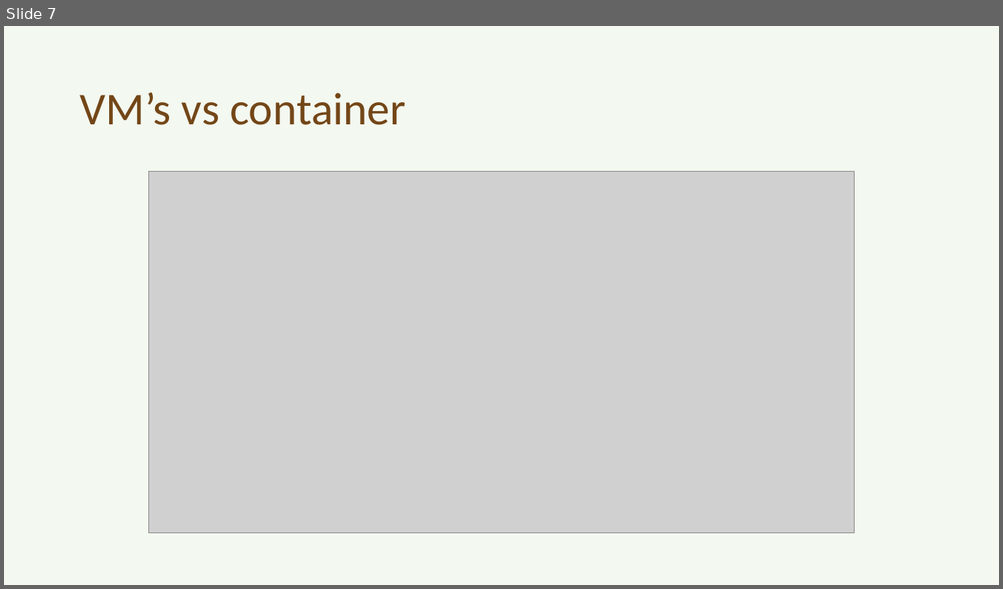
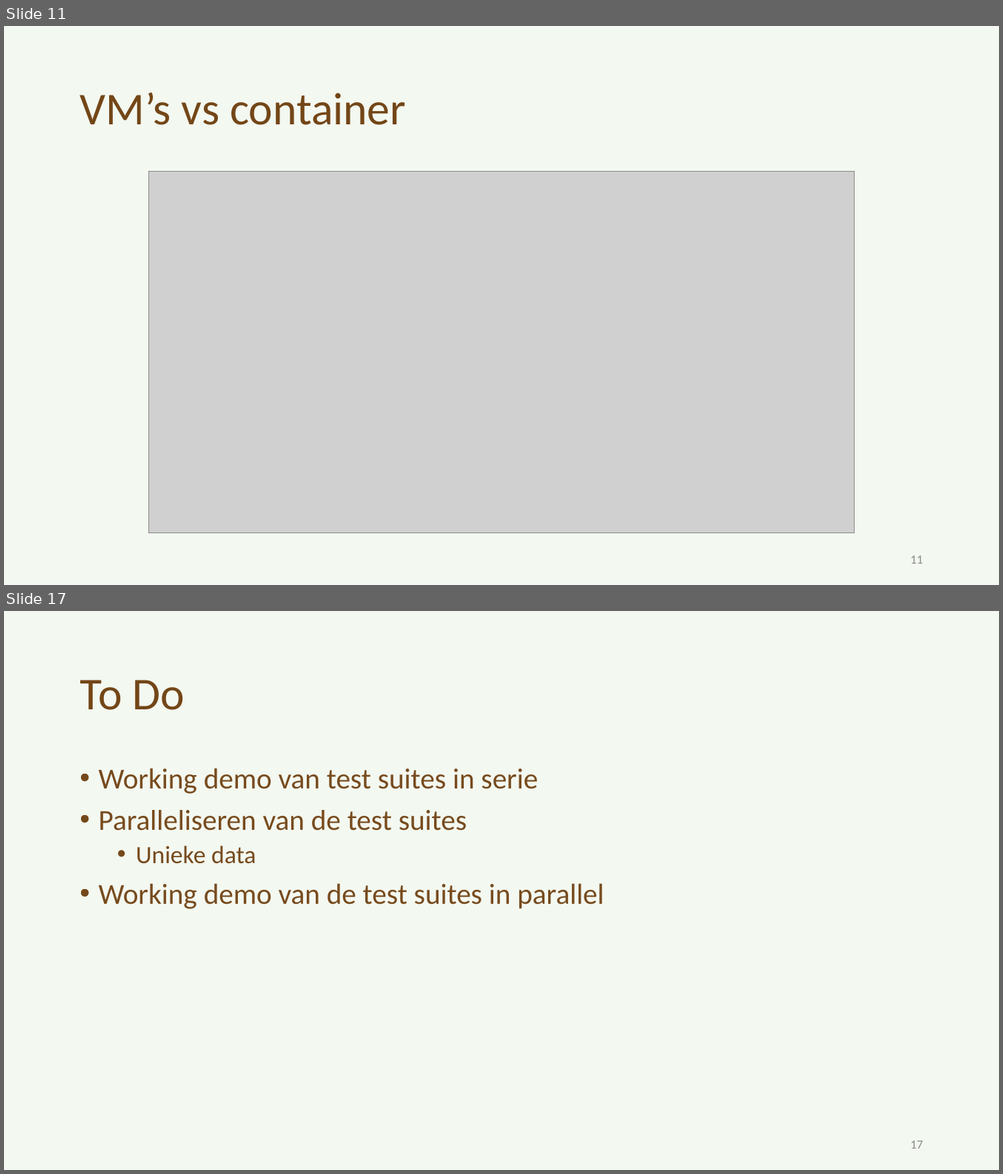
Before and after one commit to Arnonator/thesisDocs, a slide deck: Presentaties/tussentijdse_presentatie_arno_willaert_POGING_TWEE.pptx. Shown one above the other, each under a label of ours: slide 7 before the commit, slides 11 and 17 after it; the slides between them are not shown. The pictures are 1003x589 and 1003x1174 pixels, drawn with LibreOffice and Linux fonts; fonts in the diff are those of the drawing; grey boxes stand for pictures. Boxes give left, top, right and bottom in pixels: in the first picture for what was removed or moved away, otherwise in the second. Text is boxed around its words. In the diff, an @@ line names an element or a change of style, - is before the commit and + after.

```diff
--- a/Presentaties/tussentijdse_presentatie_arno_willaert_POGING_TWEE.pptx
+++ b/Presentaties/tussentijdse_presentatie_arno_willaert_POGING_TWEE.pptx
@@ slide 17 added at (x1=4, y1=611, x2=999, y2=1170), background #70AD47 at 8% opacity @@
@@ title added at (x1=79, y1=680, x2=184, y2=710), 44 pt, text #663300 at 90% opacity @@
+To Do
@@ text added at (x1=99, y1=768, x2=603, y2=909), 28 pt, text #663300 at 88% opacity @@
+• Working demo van test suites in serie
+• Paralleliseren van de test suites
+  • Unieke data
+• Working demo van de test suites in parallel
@@ page number added at (x1=910, y1=1141, x2=922, y2=1149), 12 pt, text #8C8C8C @@
+17
@@ what was slide 7 is now slide 11 @@
@@ slide 11 changed as well @@
@@ page number added at (x1=910, y1=556, x2=922, y2=564), 12 pt, text #8C8C8C @@
+11
```
Also in this commit, not shown: 9 other slides changed, 12 other slides added, 3 slides removed, 7 other files.
